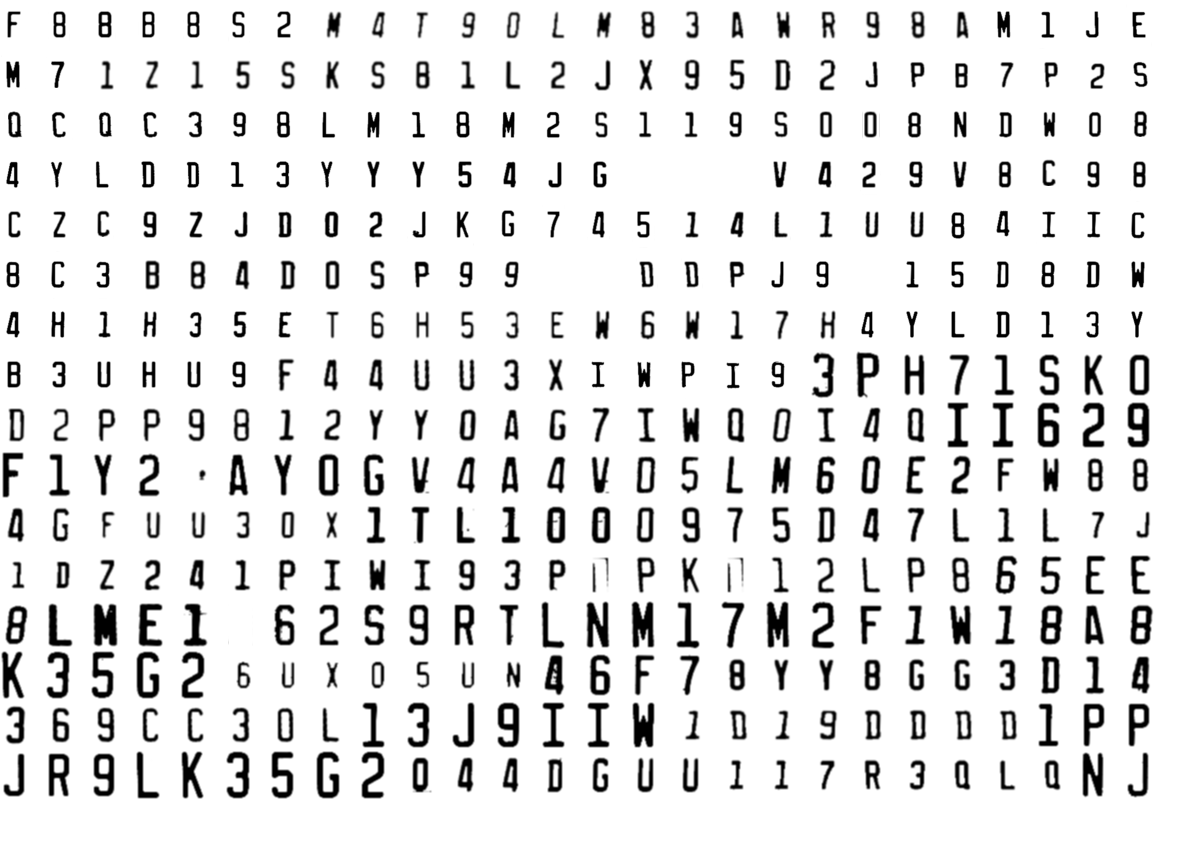
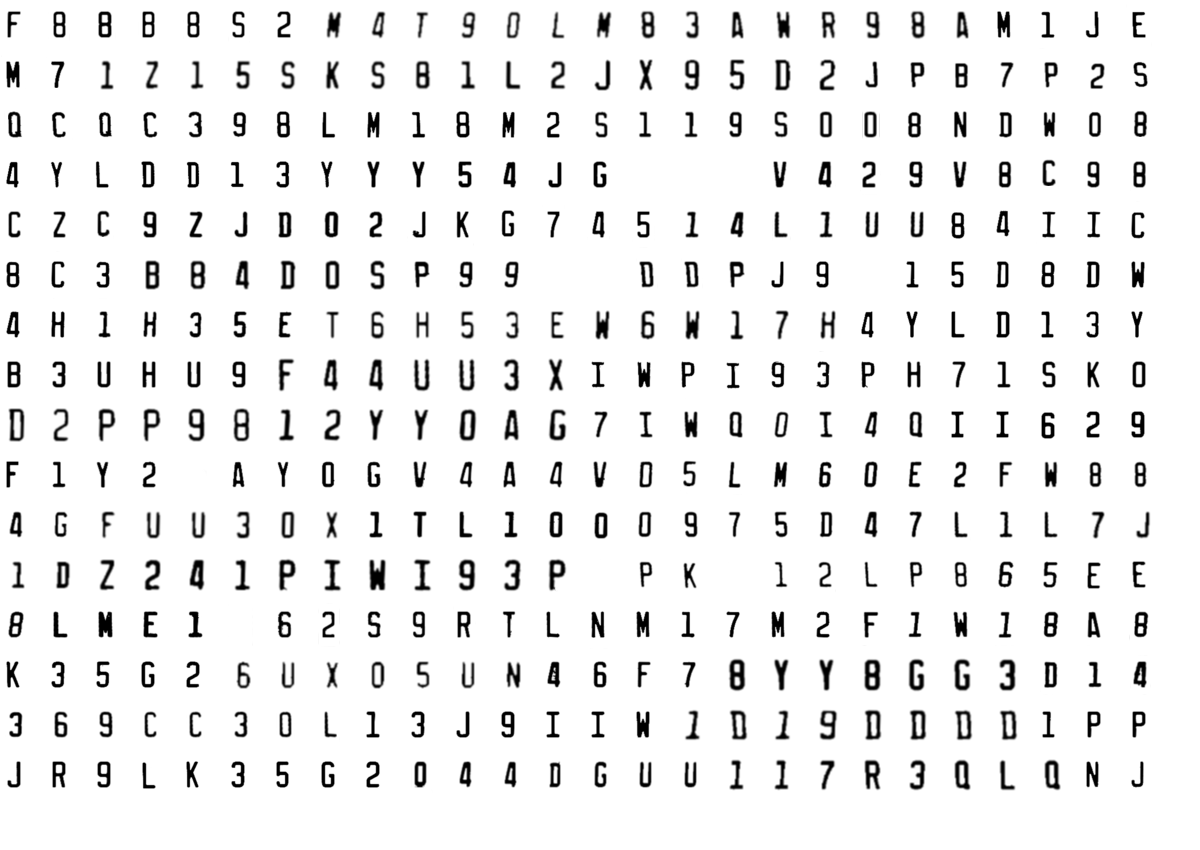
Layered file, before and after one edit (1200 x 850). Changes by layer:
added layer "Portapapeles #138" above "Portapapeles #139" over left=816, top=361, right=830, bottom=388
added layer "Portapapeles #139" above "Portapapeles #140" over left=861, top=361, right=875, bottom=388
added layer "Portapapeles #140" above "Portapapeles #141" over left=907, top=361, right=921, bottom=388
added layer "Portapapeles #150" above "Portapapeles #151" over left=774, top=411, right=789, bottom=438
added layer "Portapapeles #175" above "Portapapeles #176" over left=773, top=461, right=788, bottom=488
added layer "Portapapeles #209" above "Portapapeles #210" over left=998, top=561, right=1014, bottom=588
added layer "Portapapeles #210" above "Portapapeles #211" over left=1043, top=561, right=1058, bottom=588
added layer "Portapapeles #213" above "Portapapeles #214" over left=8, top=611, right=24, bottom=638
added layer "Portapapeles #214" above "Portapapeles #215" over left=53, top=611, right=68, bottom=638
added layer "Portapapeles #215" above "Portapapeles #216" over left=98, top=611, right=113, bottom=638
added layer "Portapapeles #216" above "Portapapeles #217" over left=143, top=611, right=158, bottom=638
added layer "Portapapeles #217" above "Portapapeles #218" over left=188, top=611, right=203, bottom=638
added layer "Portapapeles #218" above "Portapapeles #219" over left=277, top=611, right=292, bottom=638
added layer "Portapapeles #231" above "Portapapeles #232" over left=863, top=611, right=879, bottom=638
added layer "Portapapeles #233" above "Portapapeles #234" over left=953, top=611, right=968, bottom=638
added layer "Portapapeles #235" above "Portapapeles #236" over left=1043, top=611, right=1059, bottom=638
added layer "Portapapeles #237" above "Portapapeles #238" over left=1134, top=611, right=1149, bottom=638
painted on "treaning-tiff.png" over left=1, top=351, right=1154, bottom=799
…and 131 more changes (131 added)
